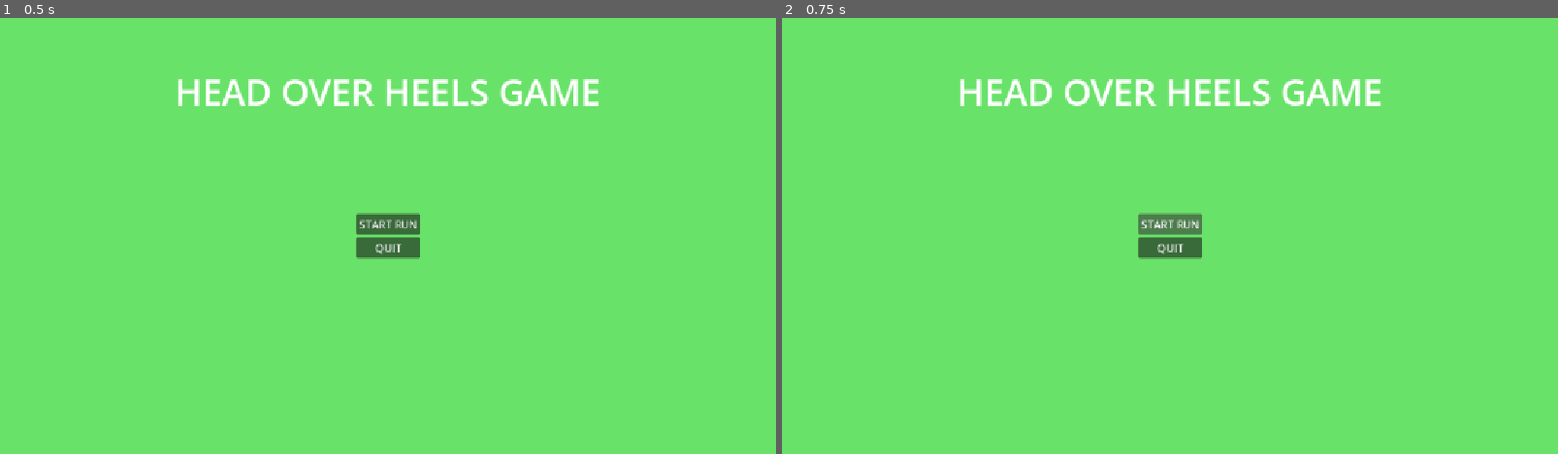
Above: before the commit, frames 1-2 (left to right).
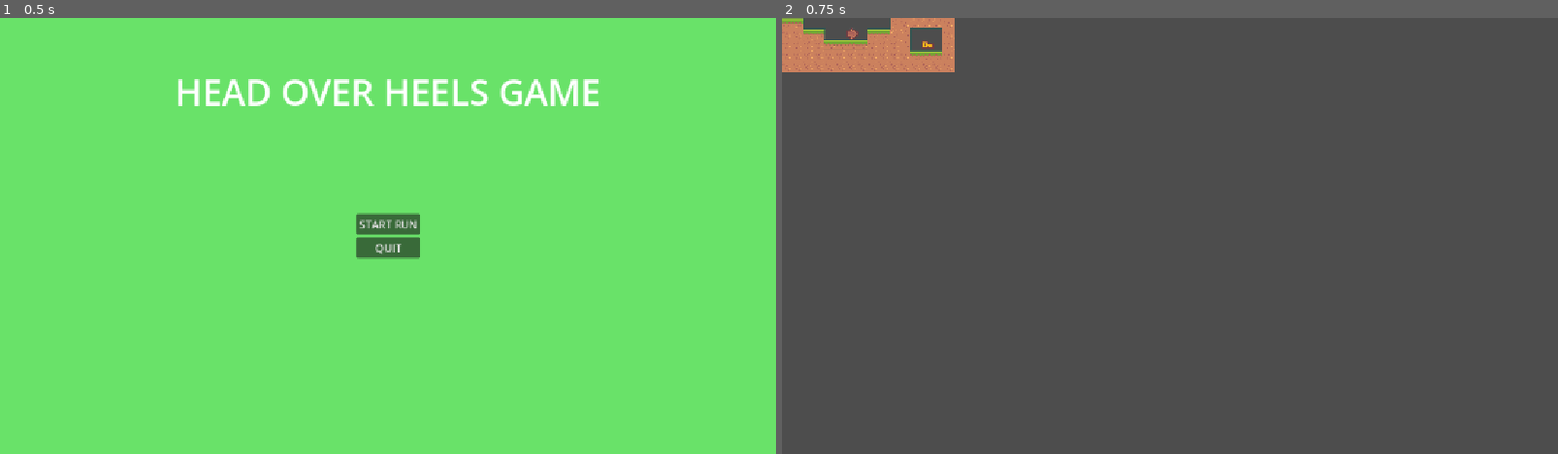
Above: after the commit, the same moments.

Repository: zachary-huber/saskatoonGameJamSeptember2026
Game: Godot game, scene res://scenes/UI/main_menu.tscn
The game is run twice, just before and just after one commit, with the same random seed, the same clock (stepped at 60 frames per second) and the same inputs. The project has no main scene, so this scene is started directly.
Inputs:
- Up to frame 1 (0.5 s): no input
- Up to frame 2 (0.75 s): click "START RUN" at 0.5 s

Frame 1 is identical in both runs. In frame 2, 100% of the frame differs, in the area x 0-100%, y 0-100%.

Commit message:
added logic to start button, added game scene

Diff:
--- /dev/null
+++ b/scenes/game.tscn
@@ -0,0 +1,7 @@
+[gd_scene format=3 uid="uid://bpheym1xu7oo3"]
+
+[ext_resource type="PackedScene" uid="uid://ddj6q6kgkvkck" path="res://scenes/levelParts/level.tscn" id="1_uwrxv"]
+
+[node name="Game" type="Node" unique_id=1457452227]
+
+[node name="level" parent="." unique_id=617202857 instance=ExtResource("1_uwrxv")]
--- a/src/UI/main_menu.gd
+++ b/src/UI/main_menu.gd
@@ -2,7 +2,7 @@
 
 
 func _on_start_run_button_pressed() -> void:
-	pass # Replace with function body.
+	get_tree().change_scene_to_file("res://scenes/game.tscn")
 
 
 func _on_quit_button_pressed() -> void:
--- a/src/singletons/gameManager.gd
+++ b/src/singletons/gameManager.gd
@@ -2,7 +2,7 @@
 extends Node
 
 var runStartTimeTicks:int = 0
-var runCurrentTimeTicks:int = 0
+var runCurrentTimeSeconds:int = 0
 var runEndTimeTicks:int = 0
 var currentRunStats:RunStats
 
@@ -20,7 +20,7 @@
 	currentRunStats = RunStats.new()
 
 func setRunStartTimeTicks() -> void:
-	runCurrentTimeTicks = Time.get_ticks_usec()
+	runStartTimeTicks = Time.get_ticks_usec()
 
 func setRunEndTimeTicks() -> void:
 	runEndTimeTicks = Time.get_ticks_usec()
Renamed: scenes/level.tscn -> scenes/levelParts/level.tscn
